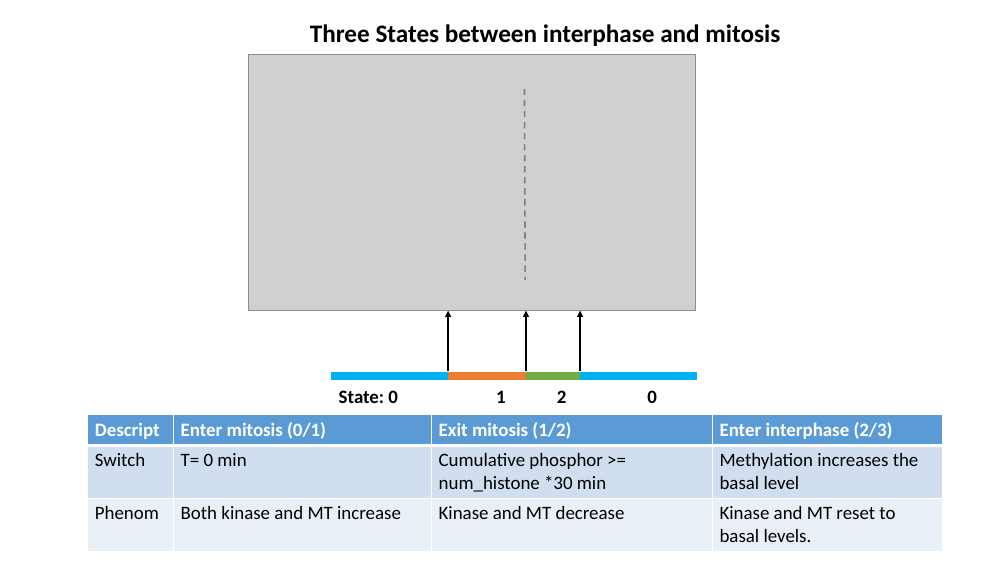
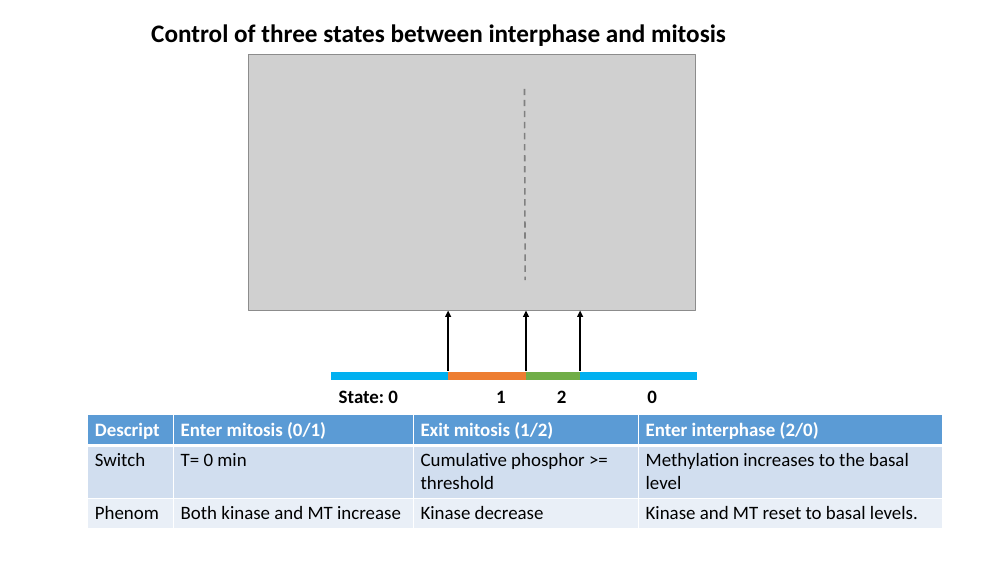
Before and after one commit to lu6007/fluocell, a slide deck: slide 4 of app/model/result_0211_2017.pptx (slide 3 before the commit). Drawn at 1008x567 pixels with LibreOffice and Linux fonts; fonts in the diff are those of the drawing; grey boxes stand for pictures. Boxes give left, top, right and bottom in pixels: in the first picture for what was removed or moved away, otherwise in the second. Text is boxed around its words. In the diff, an @@ line names an element or a change of style, - is before the commit and + after.

```diff
--- a/app/model/result_0211_2017.pptx
+++ b/app/model/result_0211_2017.pptx
@@ text at box(151, 24, 726, 46): text changed @@
-Three States between interphase and mitosis
+Control of three states between interphase and mitosis
@@ table at box(87, 414, 942, 529) @@
-row 1, column 4: Enter interphase (2/3)
+row 1, column 4: Enter interphase (2/0)
-row 2, column 3: Cumulative phosphor >= num_histone *30 min
+row 2, column 3: Cumulative phosphor >= threshold
-row 2, column 4: Methylation increases the basal level
+row 2, column 4: Methylation increases to the basal level
-row 3, column 3: Kinase and MT decrease
+row 3, column 3: Kinase decrease
```
Also in this commit, not shown: 3 other slides changed, 4 slides added, 9 other files.
